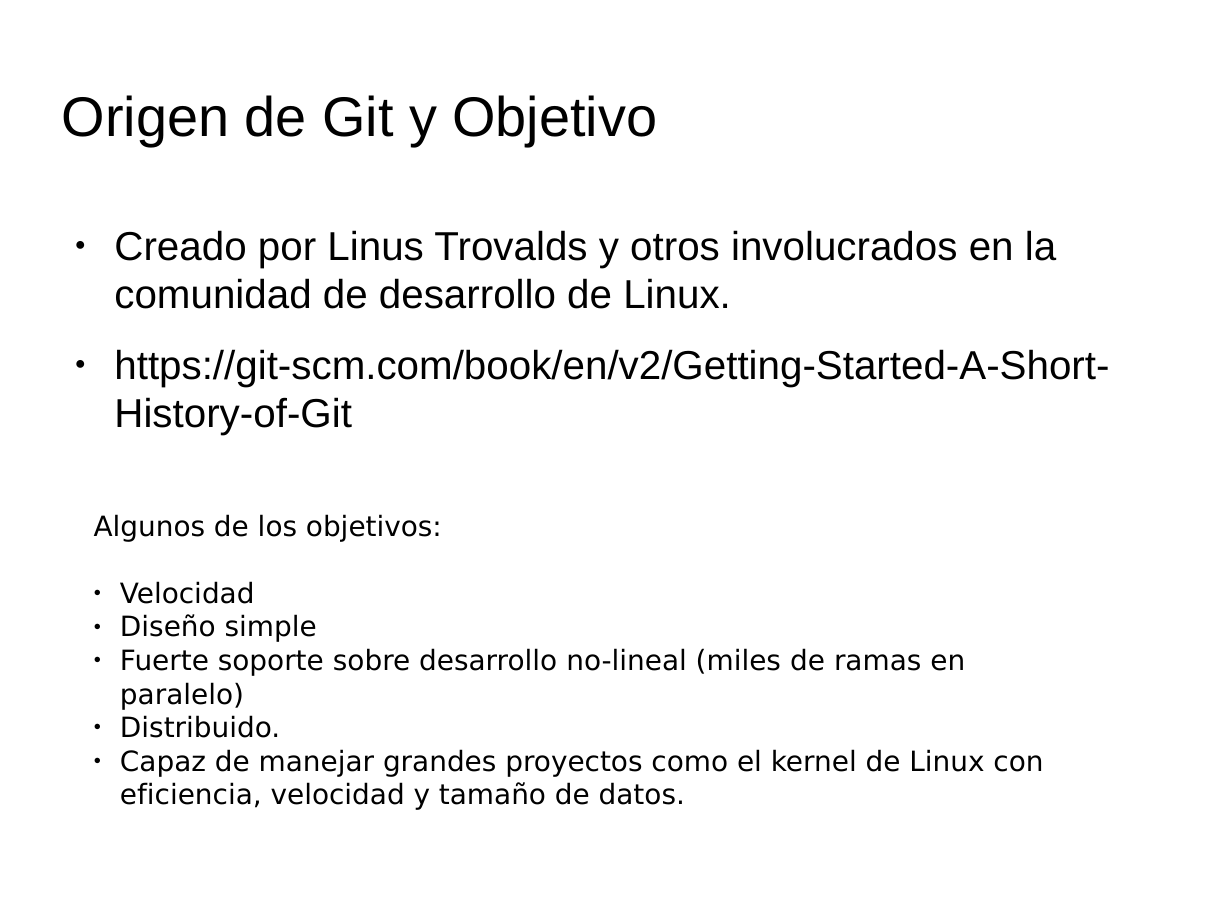
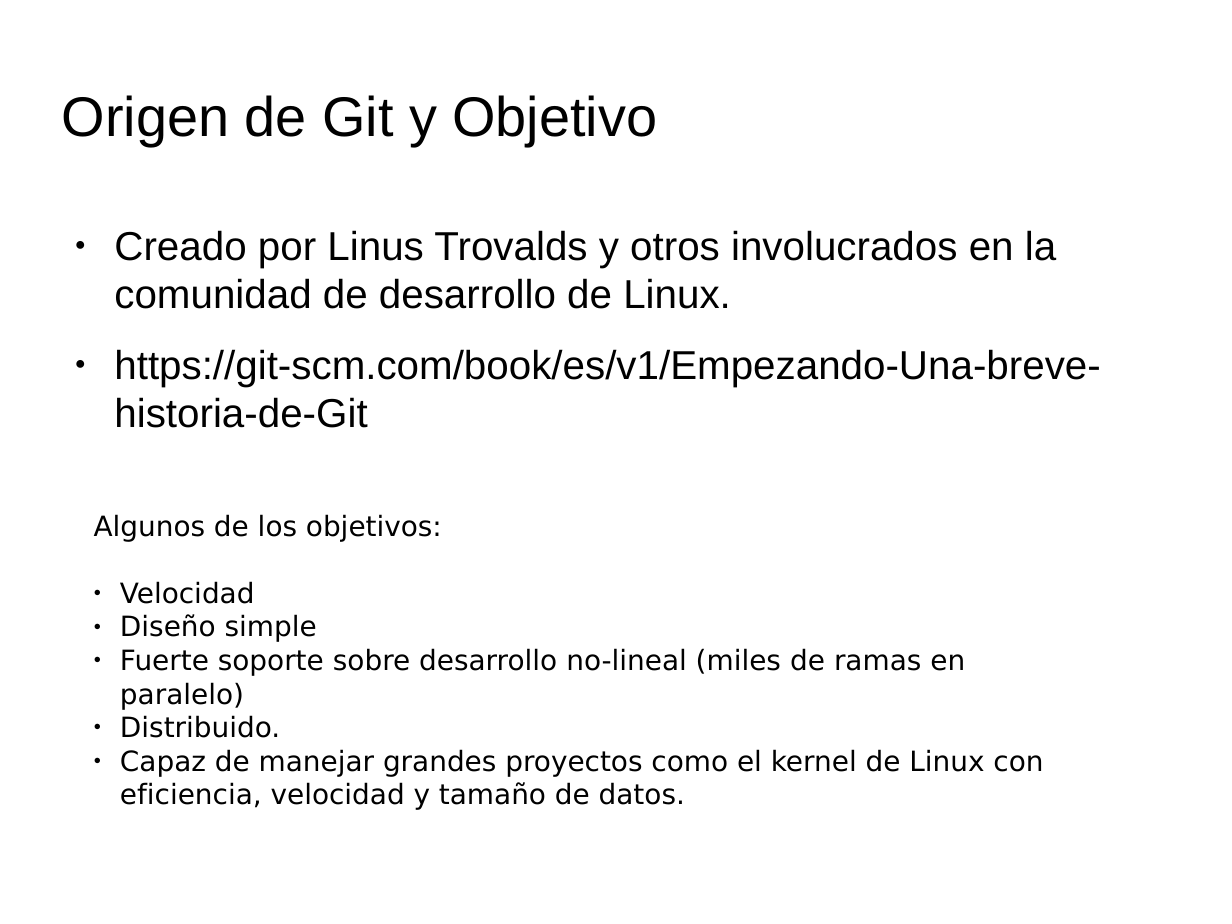
Before and after one commit to pablodav/linuxpay, a slide deck: slide 3 of presentacion_git.odp (slide 2 before the commit). Drawn at 1232x924 pixels with LibreOffice and Linux fonts; fonts in the diff are those of the drawing; background and template pictures are left out. Boxes give left, top, right and bottom in pixels: in the first picture for what was removed or moved away, otherwise in the second. Text is boxed around its words. In the diff, an @@ line names an element or a change of style, - is before the commit and + after.

```diff
--- a/presentacion_git.odp
+++ b/presentacion_git.odp
@@ text at (114,349,1100,428): text changed @@
-● https://git-scm.com/book/en/v2/Getting-Started-A-Short-History-of-Git
+● https://git-scm.com/book/es/v1/Empezando-Una-breve-historia-de-Git
```
Also in this commit, not shown: 3 other slides changed, 3 slides added, 1 other file.
